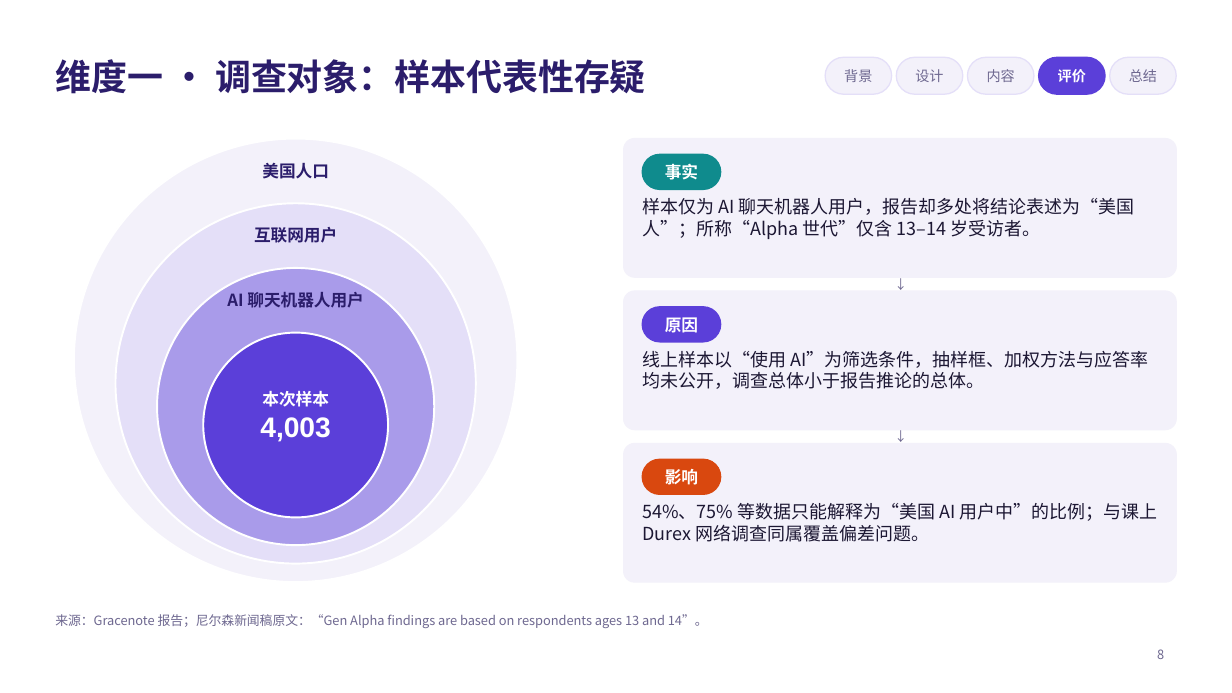
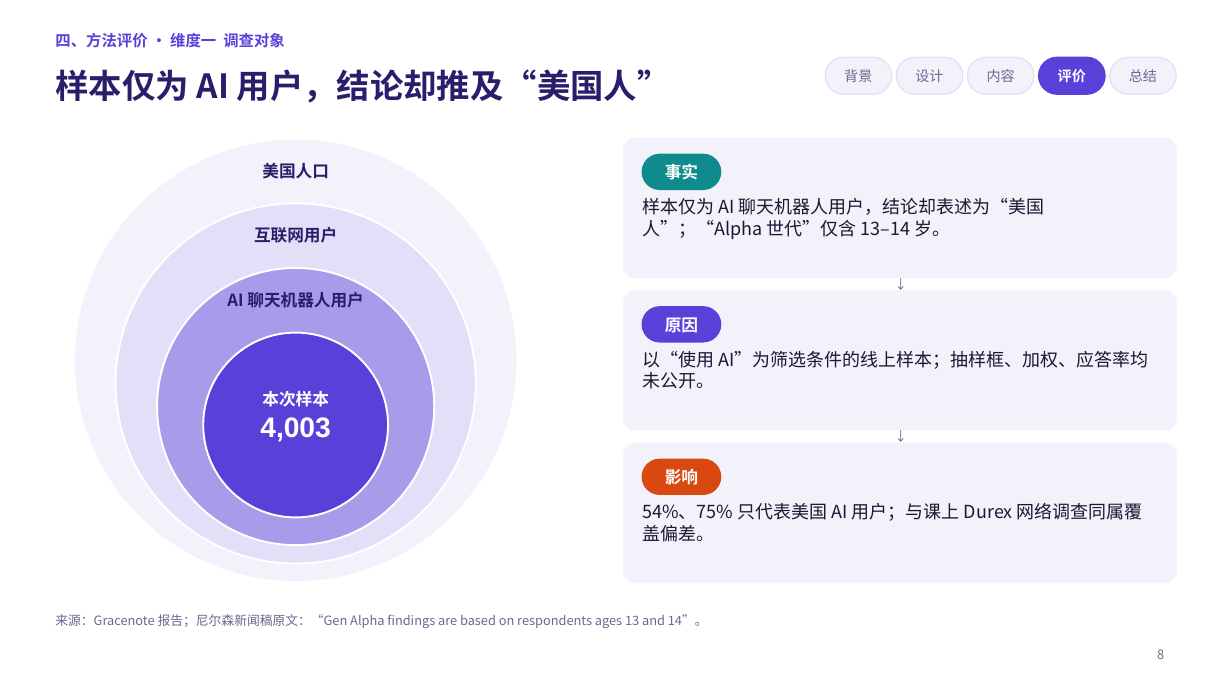
Before and after one commit to jayleo113/ppt, a slide deck: slide 8 of Gracenote报告解读_课堂汇报.pptx. Drawn at 1232x693 pixels with LibreOffice and Linux fonts; fonts in the diff are those of the drawing. Boxes give left, top, right and bottom in pixels: in the first picture for what was removed or moved away, otherwise in the second. Text is boxed around its words. In the diff, an @@ line names an element or a change of style, - is before the commit and + after.

```diff
--- a/Gracenote报告解读_课堂汇报.pptx
+++ b/Gracenote报告解读_课堂汇报.pptx
@@ title removed at [55,59,646,94] @@
-维度一 · 调查对象：样本代表性存疑
@@ text added at [55,33,285,48], 12 pt, text #5B3FD9, bold @@
+四、方法评价 · 维度一 调查对象
@@ title added at [55,69,671,103], 26 pt, text #2B1D6B, bold @@
+样本仅为 AI 用户，结论却推及“美国人”
@@ text at [642,198,1045,239]: text changed @@
-样本仅为 AI 聊天机器人用户，报告却多处将结论表述为“美国人”；所称“Alpha 世代”仅含 13–14 岁受访者。
+样本仅为 AI 聊天机器人用户，结论却表述为“美国人”；“Alpha 世代”仅含 13–14 岁。
@@ text at [642,351,1149,389]: text changed @@
-线上样本以“使用 AI”为筛选条件，抽样框、加权方法与应答率均未公开，调查总体小于报告推论的总体。
+以“使用 AI”为筛选条件的线上样本；抽样框、加权、应答率均未公开。
@@ text at [642,502,1143,542]: text changed @@
-54%、75% 等数据只能解释为“美国 AI 用户中”的比例；与课上 Durex 网络调查同属覆盖偏差问题。
+54%、75% 只代表美国 AI 用户；与课上 Durex 网络调查同属覆盖偏差。
```
Also in this commit, not shown: 12 other slides changed, 5 other files.
